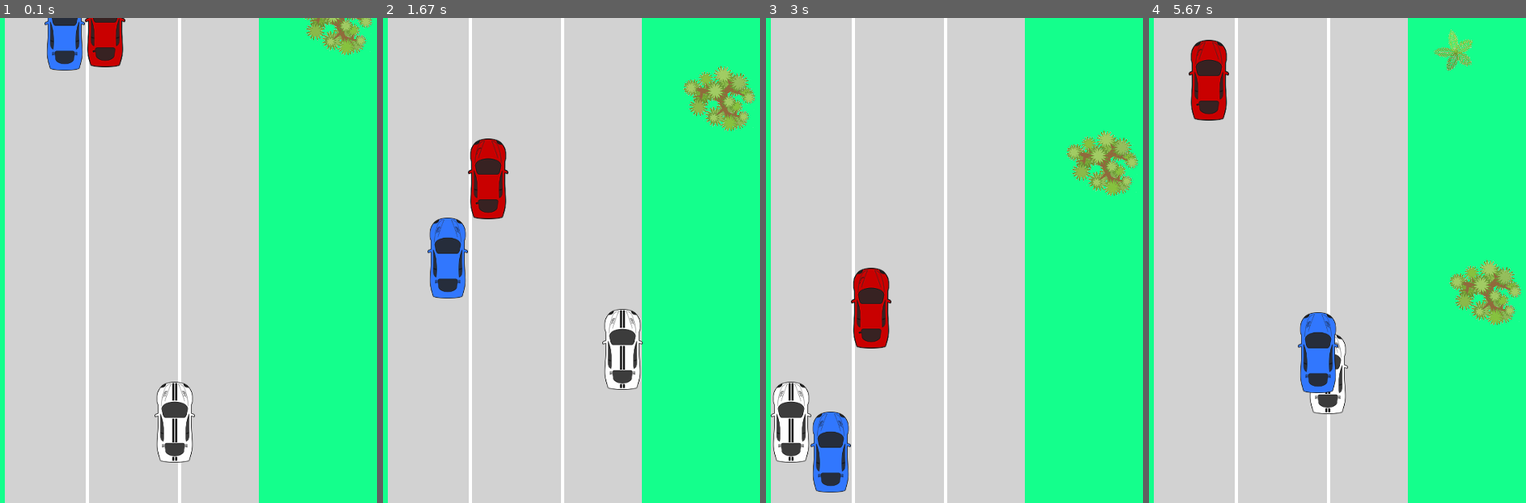
Above: before the commit, frames 1-4 (left to right).
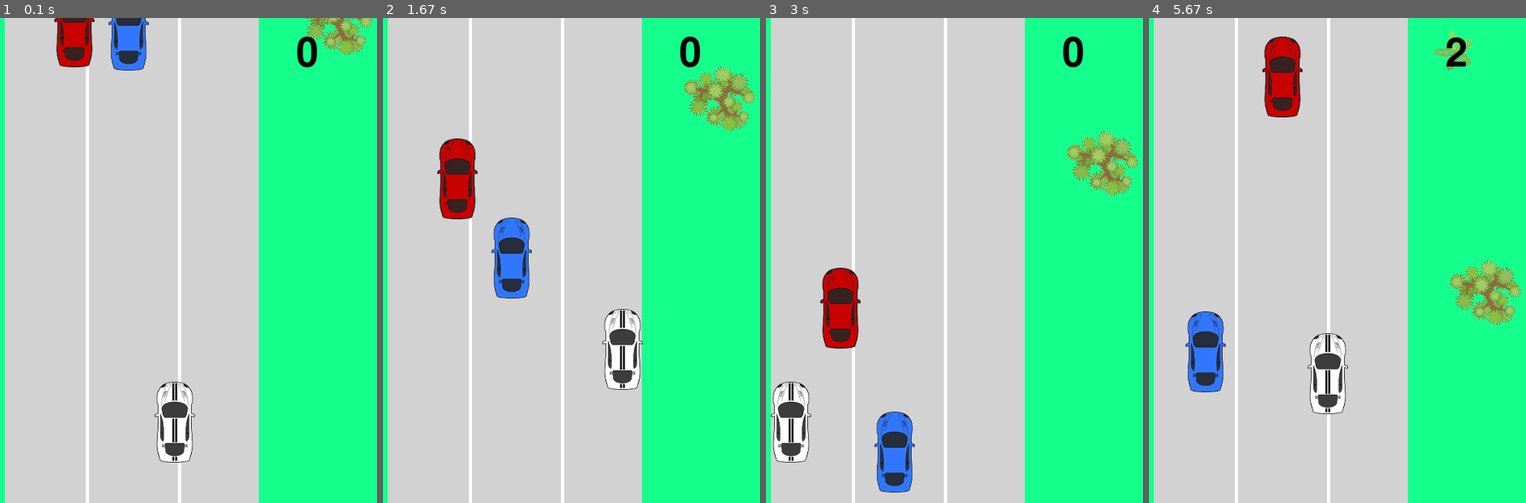
Above: after the commit, the same moments.

Repository: lucasbiel7/pygame
Game: pygame game, started from car_aluno.py
Two runs of this game, one before a commit and one after it. Both use one fixed random seed, a clock stepped at 60 frames per second and the inputs below.
Inputs:
- Up to frame 1 (0.1 s): no input
- Up to frame 2 (1.67 s): hold Right 0.33-0.8 s; hold Up 0.83-1.13 s; hold Right 1.17-1.63 s
- Up to frame 3 (3 s): hold Left 1.67-2.2 s; hold Down 2.23-2.53 s; hold Left 2.57-2.97 s
- Up to frame 4 (5.67 s): hold Up 3-3.37 s; hold Right 3.4-4.03 s; hold Down 4.07-4.43 s; hold Left 4.47-4.93 s; hold Right 4.97-5.43 s; hold Up from 5.47 s (still down)

The runs differ from the first frame. In frame 1, 2.9% of the frame differs, in the area x 11-85%, y 0-11%; in frame 2, 6.0%; in frame 3, 6.0%; in frame 4, 6.2%, in the area x 9-85%, y 3-78%.

Commit message:
Finalizando a parte de score do jogo

Diff:
--- a/car_aluno.py
+++ b/car_aluno.py
@@ -81,14 +81,15 @@
 #
 
 
-def restart_opponent(rect, x_start, x_end):
+def restart_opponent(rect, x_start, x_end, plus_score=True):
     global score
     rect.center = (random.randint(x_start, x_end), random.randint(-5, 0))
-    score += 1
-
-
-restart_opponent(oponente_rect_red, 70, 300)
-restart_opponent(oponente_blue_rect, 70, 300)
+    if plus_score:
+        score += 1
+
+
+restart_opponent(oponente_rect_red, 70, 300, False)
+restart_opponent(oponente_blue_rect, 70, 300, False)
 
 
 def calcularDeslocamento(start_x_1, end_x_1, start_x_2, end_x_2):
@@ -263,6 +264,11 @@
     SCREEN.blit(car_opponet_blue, oponente_blue_rect)
 
 
+def build_score():
+    text_surf_p = font_score.render(str(score), True, BLACK)
+    SCREEN.blit(text_surf_p, (W_WIDTH - 100, 20))
+
+
 while True:
     # [DONE] Capturar o evento de fechar o jogo na interface.
     handle_quit_game()
@@ -297,8 +303,7 @@
     #
 
     #
-    # text_surf_p = font_score.render(str(score), True, BLACK)
-    # SCREEN.blit(text_surf_p, (W_WIDTH-100, 20))
+    build_score()
     #
     pygame.display.update()
     clock.tick(FPS)
